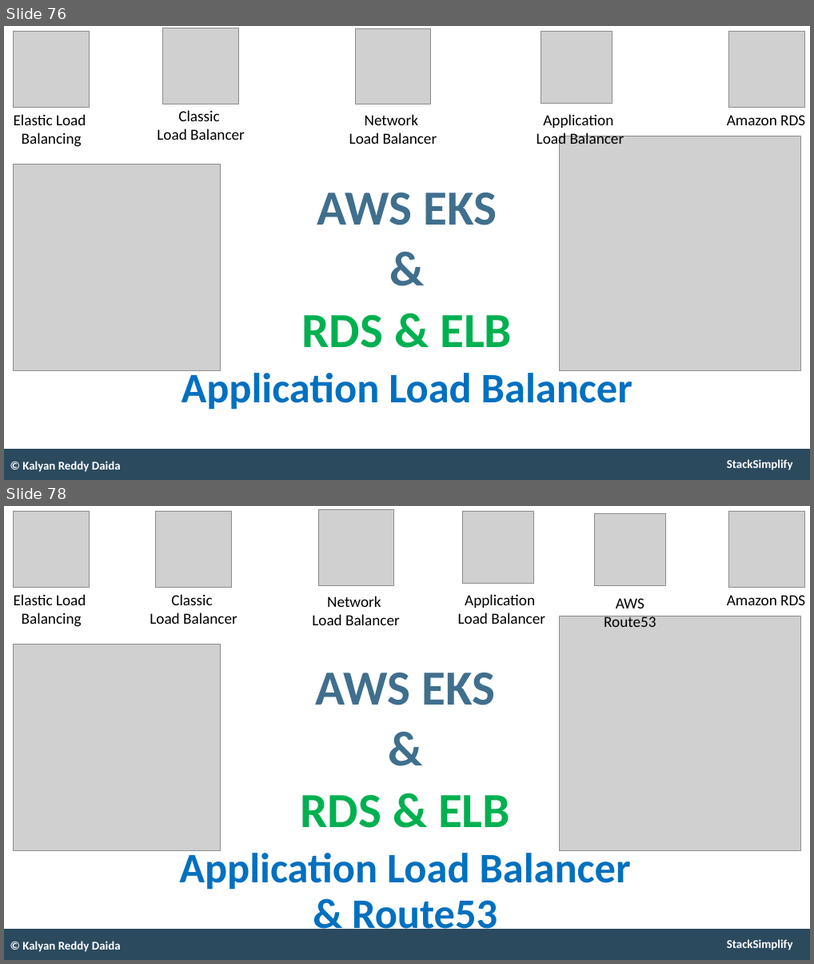
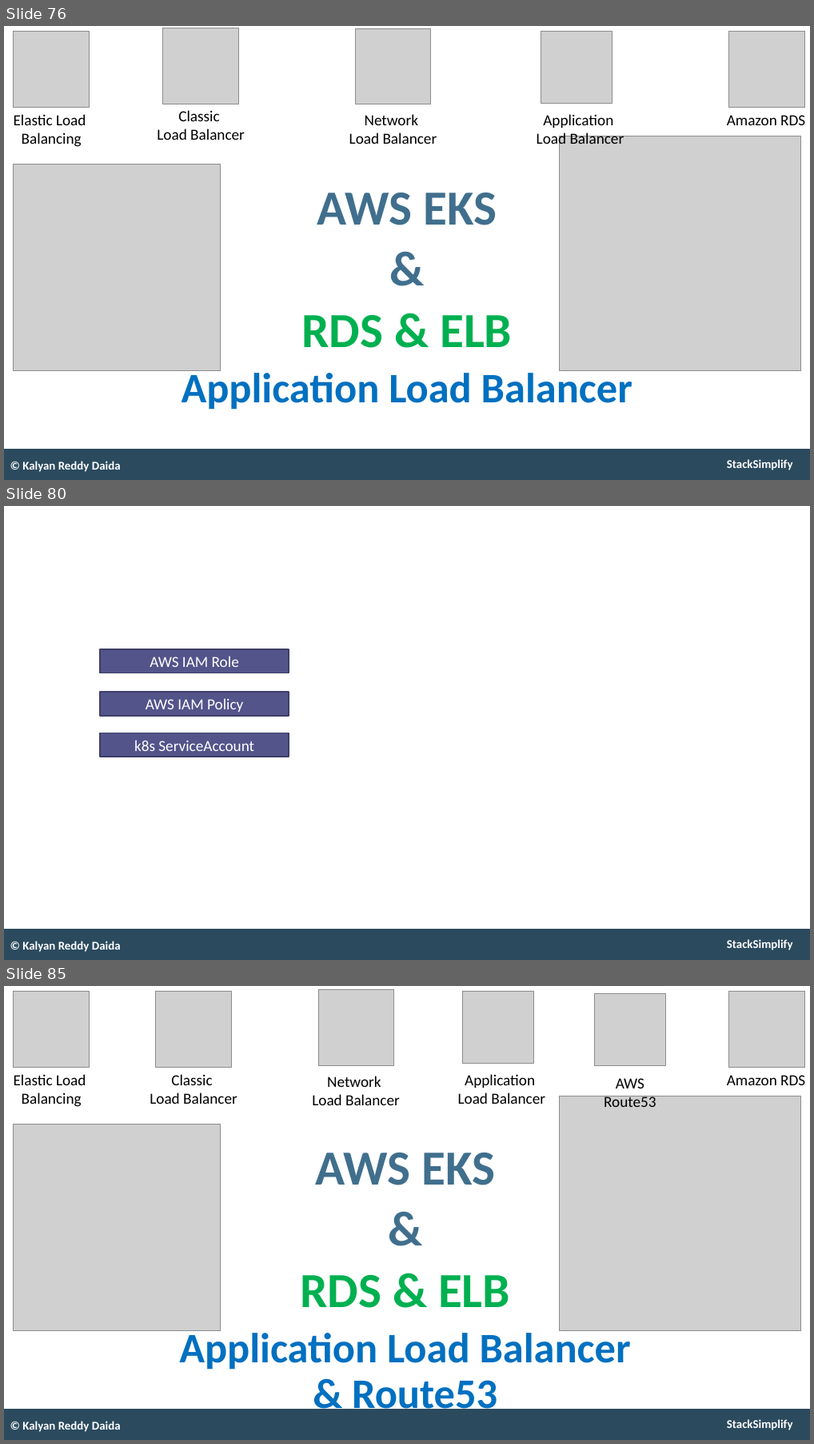
Before and after one commit to stacksimplify/aws-eks-kubernetes-masterclass, a slide deck: presentation/AWS-Fargate-and-EKS-Masterclass.pptx. Shown one above the other, each under a label of ours: slides 76 and 78 before the commit, slides 76, 80 and 85 after it; the slides between them are not shown. The pictures are 814x964 and 814x1444 pixels, drawn with LibreOffice and Linux fonts; fonts in the diff are those of the drawing; grey boxes stand for pictures. Boxes give left, top, right and bottom in pixels: in the first picture for what was removed or moved away, otherwise in the second. Text is boxed around its words. In the diff, an @@ line names an element or a change of style, - is before the commit and + after.

```diff
--- a/presentation/AWS-Fargate-and-EKS-Masterclass.pptx
+++ b/presentation/AWS-Fargate-and-EKS-Masterclass.pptx
@@ slide 80 added at (4, 506, 810, 960), background #FFFFFF; not listed: 2 template elements that a slide beside it also shows @@
@@ rectangle added at (100, 649, 289, 673), fill #53548A, outline #3D3E66 2 pt, 22 pt, text #FFFFFF @@
+AWS IAM Role
@@ rectangle added at (100, 692, 289, 715), fill #53548A, outline #3D3E66 2 pt, 22 pt, text #FFFFFF @@
+AWS IAM Policy
@@ rectangle added at (100, 733, 289, 756), fill #53548A, outline #3D3E66 2 pt, 22 pt, text #FFFFFF @@
+k8s ServiceAccount
@@ text added at (22, 940, 121, 952), 17 pt, text #FFFFFF, bold @@
+© Kalyan Reddy Daida
@@ what was slide 78 is now slide 85 @@
```
Also in this commit, not shown: 1 slide changed, 6 other slides added, 6 other files.
